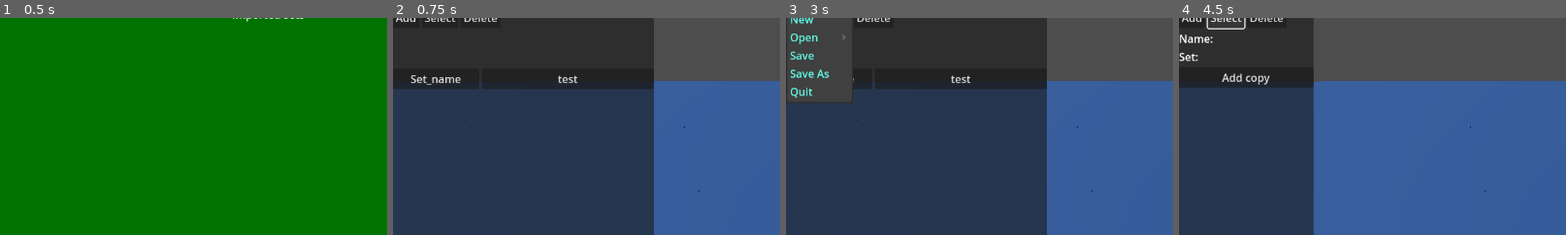
Above: before the commit, frames 1-4 (left to right).
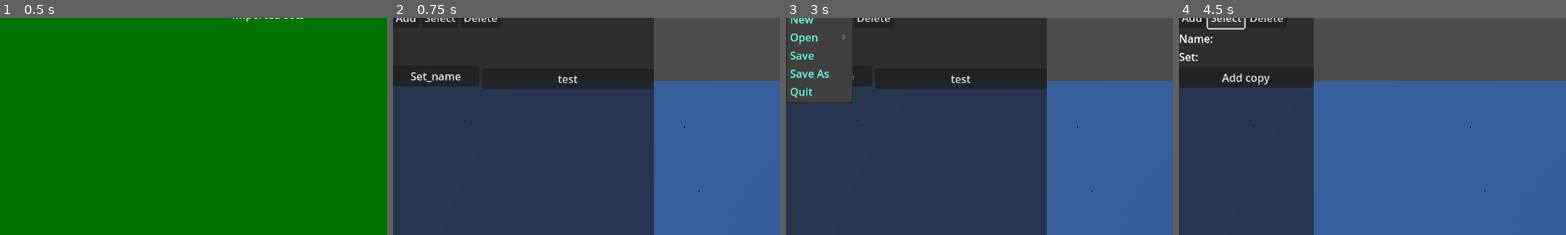
Above: after the commit, the same moments.

Repository: niel/DungeonPlanner
Game: Godot game, scene res://main_menu/MainMenu.tscn
Same seed, same stepped clock (60 frames per second), same inputs: the game is played once before the commit and once after it.
Inputs:
- Up to frame 1 (0.5 s): no input
- Up to frame 2 (0.75 s): click "New Scene" at 0.5 s
- Up to frame 3 (3 s): click "Next" at 1.25 s; click "Next" at 2 s; click "File" at 2.75 s
- Up to frame 4 (4.5 s): click "Add" at 3.5 s; click "Select" at 4.25 s
The pictures show only the part of the screen within x 0-50%, y 8-58%; the shares and areas given below are measured in that part.

Frame 1 is identical in both runs. In frame 2, 0.5% of the frame differs, in the area x 0-23%, y 25-33%; in frame 3, less than 0.1%; in frame 4, nothing differs.
Error in both runs: Out of bounds get index '0' (on base: 'Array') (res://scene_builder/ui/PlannerUI.gd:51)

Commit message:
Adjust selector margin

Diff:
--- a/scene_builder/ui/SetSelector.gd
+++ b/scene_builder/ui/SetSelector.gd
@@ -4,7 +4,7 @@
 
 const SET_BUTTON_SCENE = preload ("res://scene_builder/ui/SetButton.tscn")
 
-@export var margin: int = 81
+@export var margin: int = 120
 
 var current_page: int = 0
 var number_of_set_buttons: int = 0
@@ -110,7 +110,7 @@
   var new_number_of_sets = int(
     (target_size - base_set.size.y)
     / (base_set.size.y + set_container.get_theme_constant("separation"))
-  ) + 1
+  )
   if new_number_of_sets != number_of_set_buttons:
     number_of_set_buttons = new_number_of_sets
     current_page = 0
--- a/scene_builder/ui/TileSelector.gd
+++ b/scene_builder/ui/TileSelector.gd
@@ -4,7 +4,7 @@
 
 const TILE_UI_SCENE = preload("res://scene_builder/ui/Tile.tscn")
 
-@export var margin: int = 81
+@export var margin: int = 120
 
 var current_page: int = 0
 var number_of_tile_buttons = 0
